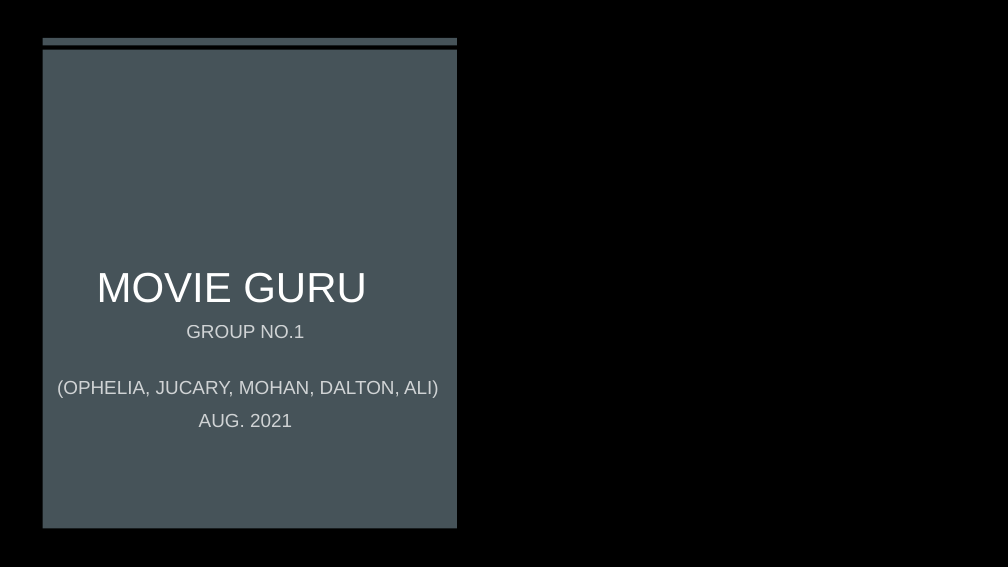
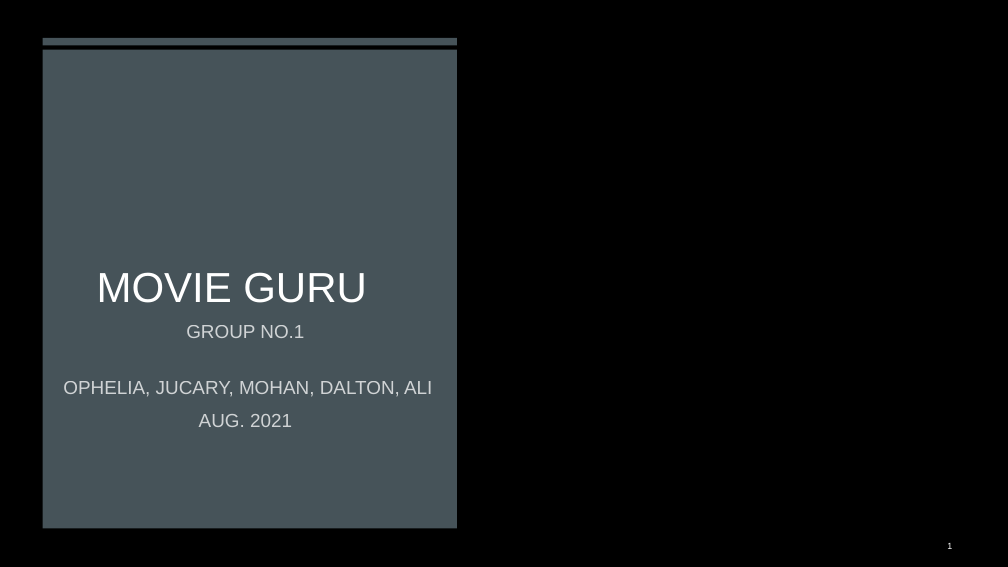
Before and after one commit to MohanPanga/IMDb-Movies-, a slide deck: slide 1 of Movie Guru.pptx. Drawn at 1008x567 pixels with LibreOffice and Linux fonts; fonts in the diff are those of the drawing; background and template pictures are left out. Boxes give left, top, right and bottom in pixels: in the first picture for what was removed or moved away, otherwise in the second. Text is boxed around its words. In the diff, an @@ line names an element or a change of style, - is before the commit and + after.

```diff
--- a/Movie Guru.pptx
+++ b/Movie Guru.pptx
@@ subtitle at (x1=63, y1=381, x2=432, y2=397): text changed @@
-(OPHELIA, JUCARY, MOHAN, DALTON, ALI)
+OPHELIA, JUCARY, MOHAN, DALTON, ALI
@@ page number added at (x1=947, y1=543, x2=952, y2=549), 8.5 pt, text #FFFFFF @@
+1
```
Also in this commit, not shown: 3 other slides changed, 3 slides added, 3 slides removed.
